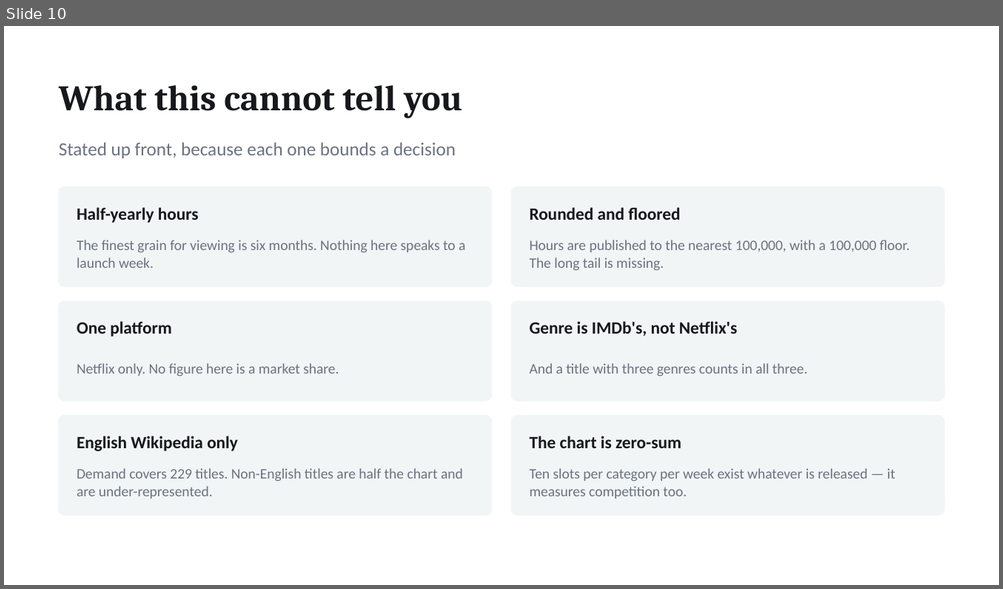
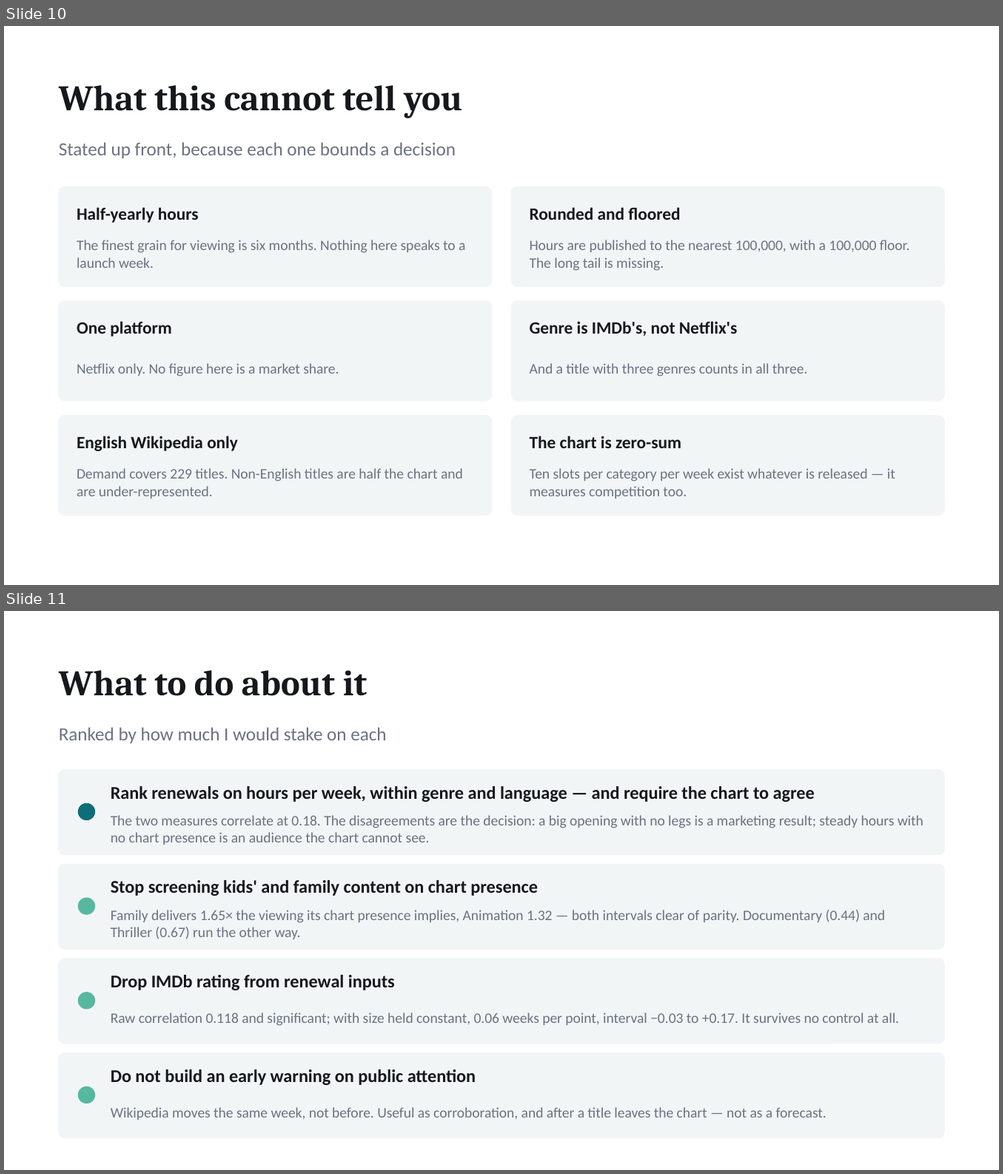
Before and after one commit to EileenIp/streaming-engagement, a slide deck: deliverables/streaming-engagement-deck.pptx. Shown one above the other, each under a label of ours: slide 10 before the commit, slides 10 and 11 after it. The pictures are 1003x589 and 1003x1174 pixels, drawn with LibreOffice and Linux fonts; fonts in the diff are those of the drawing. Boxes give left, top, right and bottom in pixels: in the first picture for what was removed or moved away, otherwise in the second. Text is boxed around its words. In the diff, an @@ line names an element or a change of style, - is before the commit and + after.

```diff
--- a/deliverables/streaming-engagement-deck.pptx
+++ b/deliverables/streaming-engagement-deck.pptx
@@ slide 11 added at [4,611,999,1170], background #FFFFFF @@
@@ text added at [59,670,367,696], 26 pt, text #16181C, bold @@
+What to do about it
@@ text added at [59,727,386,743], 13.5 pt, text #6B7280 @@
+Ranked by how much I would stake on each
@@ rounded rectangle added at [59,770,944,854], fill #F2F5F6, outline #F2F5F6 1 pt @@
@@ text added at [111,786,814,802], 13 pt, text #16181C, bold @@
+Rank renewals on hours per week, within genre and language — and require the chart to agree
@@ ellipse added at [79,804,94,820], fill #0E6E78, outline #0E6E78 1 pt @@
@@ text added at [111,815,923,845], 10.5 pt, text #6B7280 @@
+The two measures correlate at 0.18. The disagreements are the decision: a big opening with no legs is a marketing result; steady hours with no chart presence is an audience the chart cannot see.
@@ rounded rectangle added at [59,865,944,949], fill #F2F5F6, outline #F2F5F6 1 pt @@
@@ ellipse added at [79,898,94,914], fill #57B8A0, outline #57B8A0 1 pt @@
@@ text added at [111,880,538,896], 13 pt, text #16181C, bold @@
+Stop screening kids' and family content on chart presence
@@ text added at [111,910,885,940], 10.5 pt, text #6B7280 @@
+Family delivers 1.65× the viewing its chart presence implies, Animation 1.32 — both intervals clear of parity. Documentary (0.44) and Thriller (0.67) run the other way.
@@ rounded rectangle added at [59,959,944,1044], fill #F2F5F6, outline #F2F5F6 1 pt @@
@@ text added at [111,975,395,991], 13 pt, text #16181C, bold @@
+Drop IMDb rating from renewal inputs
@@ ellipse added at [79,993,94,1009], fill #57B8A0, outline #57B8A0 1 pt @@
@@ text added at [111,1013,899,1026], 10.5 pt, text #6B7280 @@
+Raw correlation 0.118 and significant; with size held constant, 0.06 weeks per point, interval −0.03 to +0.17. It survives no control at all.
@@ rounded rectangle added at [59,1054,944,1138], fill #F2F5F6, outline #F2F5F6 1 pt @@
@@ text added at [111,1070,475,1085], 13 pt, text #16181C, bold @@
+Do not build an early warning on public attention
@@ ellipse added at [79,1088,94,1103], fill #57B8A0, outline #57B8A0 1 pt @@
@@ text added at [111,1108,826,1120], 10.5 pt, text #6B7280 @@
+Wikipedia moves the same week, not before. Useful as corroboration, and after a title leaves the chart — not as a forecast.
```
Also in this commit, not shown: 1 slide changed, 1 other slide added, 1 slide removed, 5 other files.
